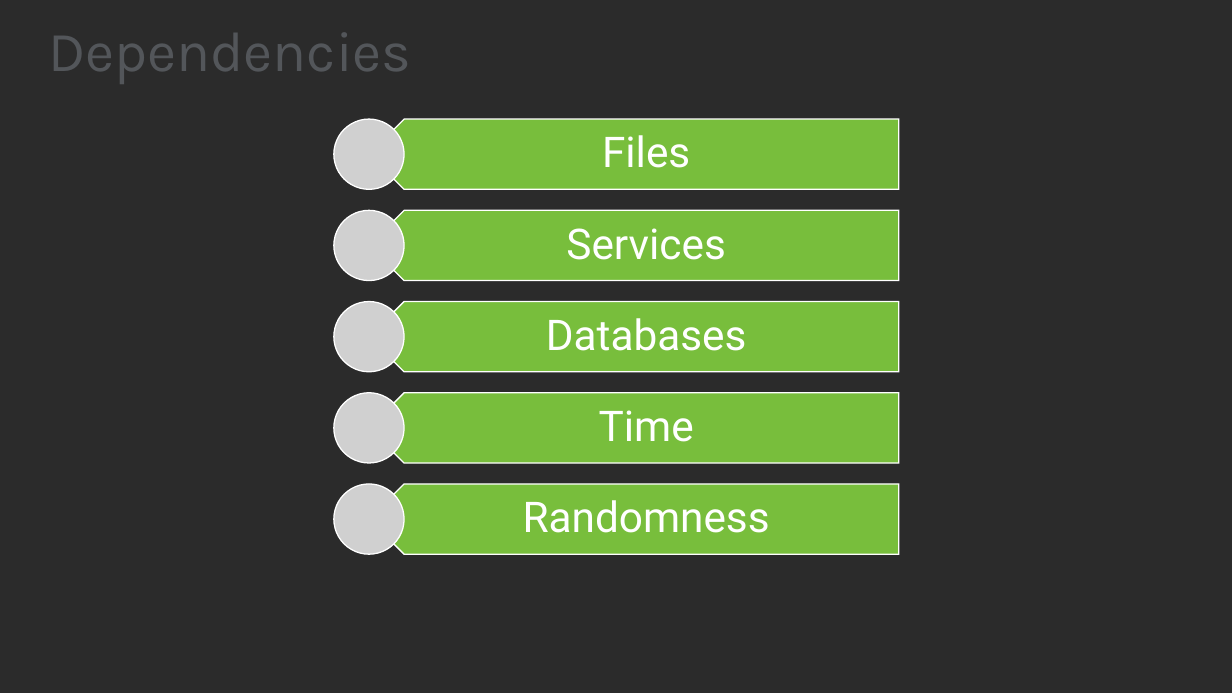
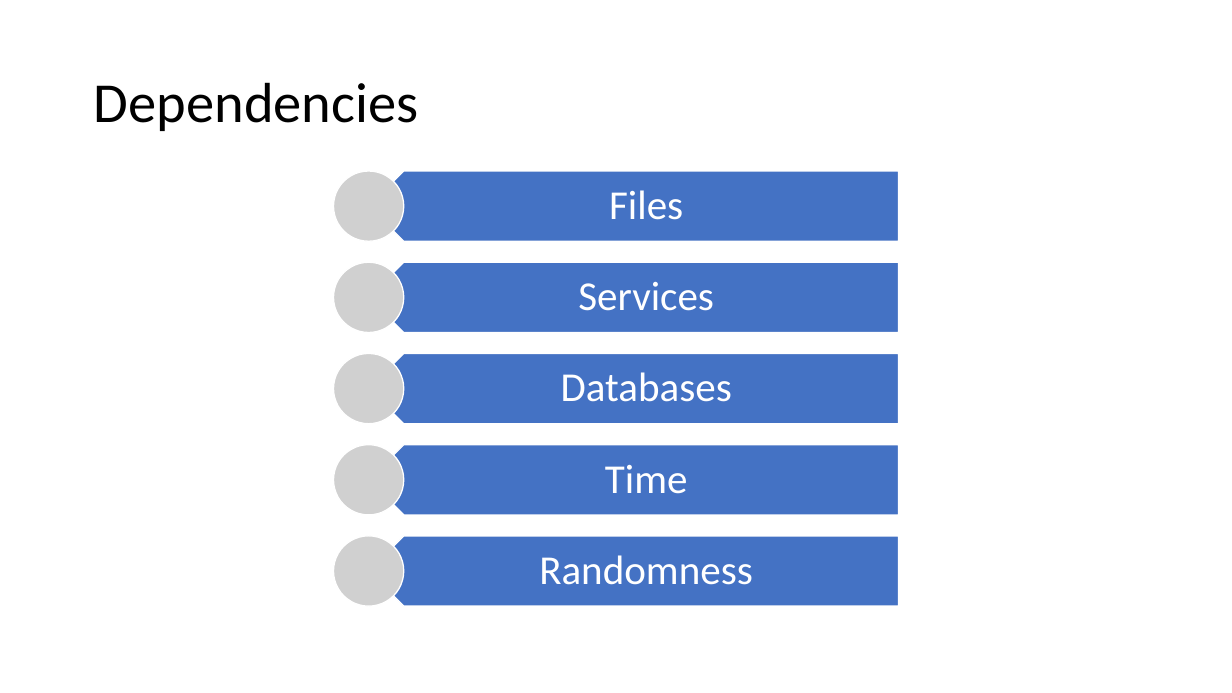
Before and after one commit to JasonBock/Presentations, a slide deck: slide 19 of Dependencies Demystified.pptx. Drawn at 1232x693 pixels with LibreOffice and Linux fonts; fonts in the diff are those of the drawing; grey boxes stand for pictures; background and template pictures are left out; a plain dark background stands for a picture behind light text. Boxes give left, top, right and bottom in pixels: in the first picture for what was removed or moved away, otherwise in the second. Text is boxed around its words. In the diff, an @@ line names an element or a change of style, - is before the commit and + after.

```diff
--- a/Dependencies Demystified.pptx
+++ b/Dependencies Demystified.pptx
@@ background picture (left out) to #FFFFFF @@
@@ title "Dependencies": place and size @@
-title "Dependencies" at [48, 33, 411, 84]
+title "Dependencies" at [94, 82, 418, 131]
@@ title "Dependencies" at [94, 82, 418, 131]: font Karla to Calibri, text colour #53565A to #000000 @@
@@ picture removed at [334, 119, 404, 189] @@
@@ pentagon arrow removed at [369, 119, 898, 189] @@
@@ picture added at [334, 171, 404, 241] @@
@@ 4 texts, 2 pictures: place and size @@
-4 texts, 2 pictures at [334, 135, 770, 555]
+4 texts, 2 pictures at [334, 190, 753, 606]
@@ picture removed at [334, 211, 404, 281] @@
@@ picture added at [334, 262, 404, 333] @@
@@ picture: place and size @@
-picture at [334, 301, 404, 372]
+picture at [334, 354, 404, 424]
@@ text "Databases": place and size @@
-text "Databases" at [546, 318, 746, 351]
+text "Databases" at [561, 372, 732, 402]
@@ size 33 to 32 pt, font Roboto to Calibri in 5 elements at [605, 465, 688, 494], [539, 555, 753, 585], [578, 282, 714, 311], [609, 190, 683, 220], [561, 372, 732, 402] @@
@@ 4 pentagon arrows: place and size @@
-4 pentagon arrows at [369, 211, 898, 555]
+4 pentagon arrows at [369, 171, 898, 515]
@@ fill #78BE3C to #4472C4 in 4 elements at [369, 262, 898, 333], [369, 354, 898, 424], [369, 171, 898, 241], [369, 445, 898, 515] @@
@@ pentagon arrow added at [369, 536, 898, 606], fill #4472C4, outline #FFFFFF 1 pt @@
```
Also in this commit, not shown: 44 other slides changed.
